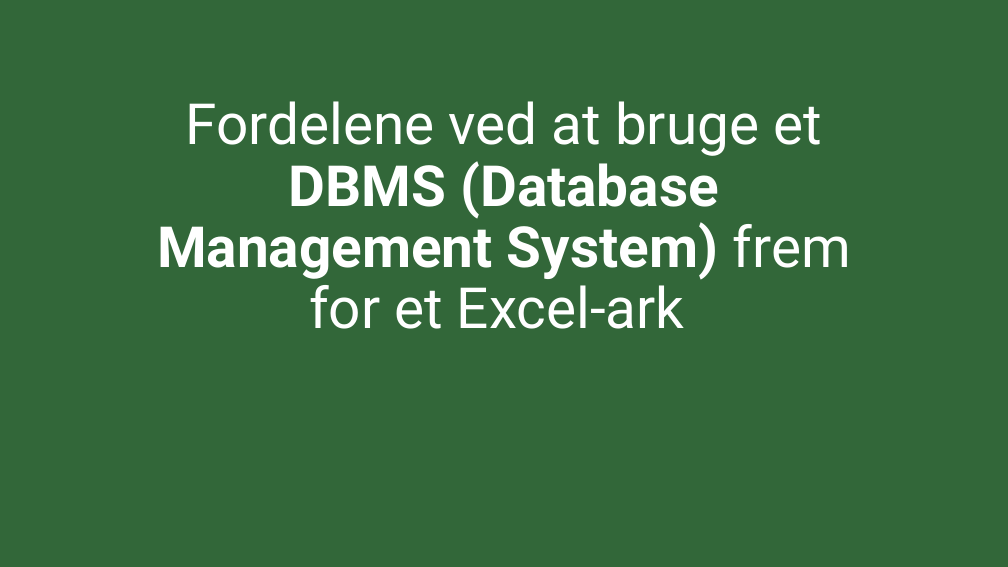
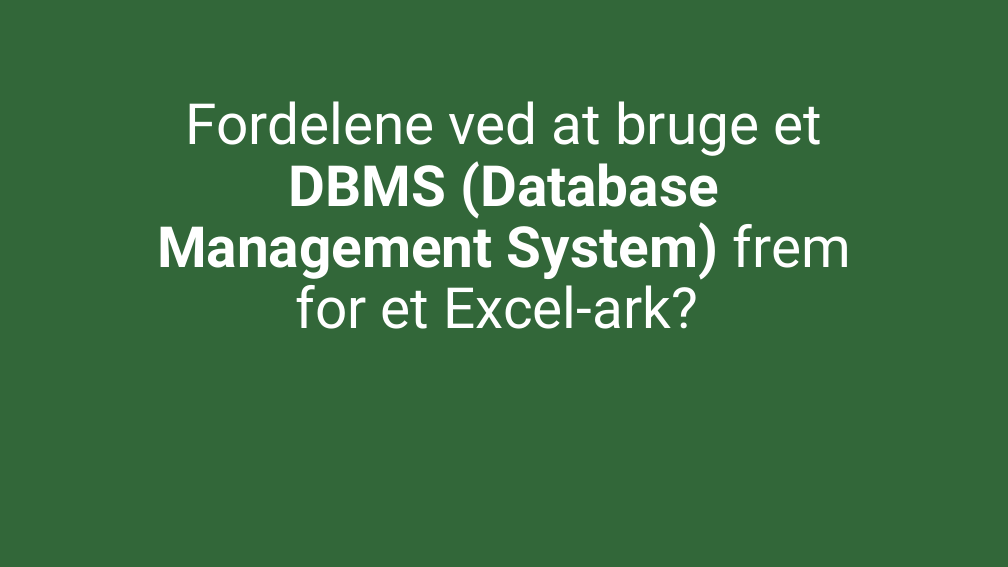
Before and after one commit to xiaoleibi/DMU26, a slide deck: slide 4 of DBPPT/DB Gang3 DataTyper.pptx. Drawn at 1008x567 pixels with LibreOffice and Linux fonts; fonts in the diff are those of the drawing. Boxes give left, top, right and bottom in pixels: in the first picture for what was removed or moved away, otherwise in the second. Text is boxed around its words. In the diff, an @@ line names an element or a change of style, - is before the commit and + after.

```diff
--- a/DBPPT/DB Gang3 DataTyper.pptx
+++ b/DBPPT/DB Gang3 DataTyper.pptx
@@ title at bbox=[157, 101, 851, 329]: text changed @@
-Fordelene ved at bruge et DBMS (Database Management System) frem for et Excel-ark
+Fordelene ved at bruge et DBMS (Database Management System) frem for et Excel-ark?
```
Also in this commit, not shown: 6 other slides changed, 2 slides removed, 2 other files.
